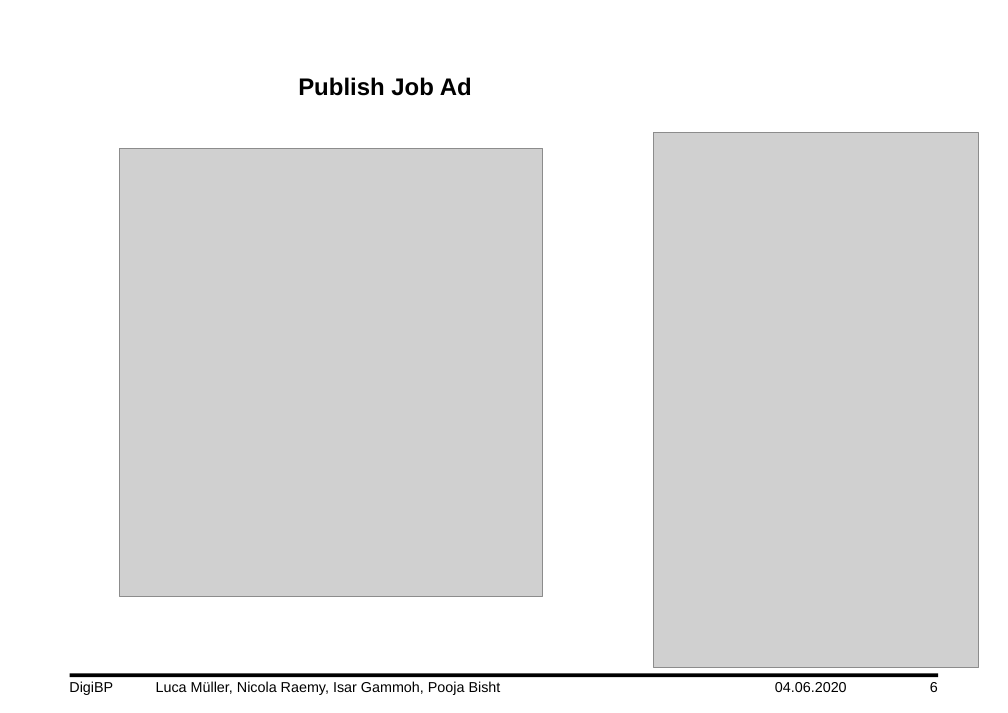
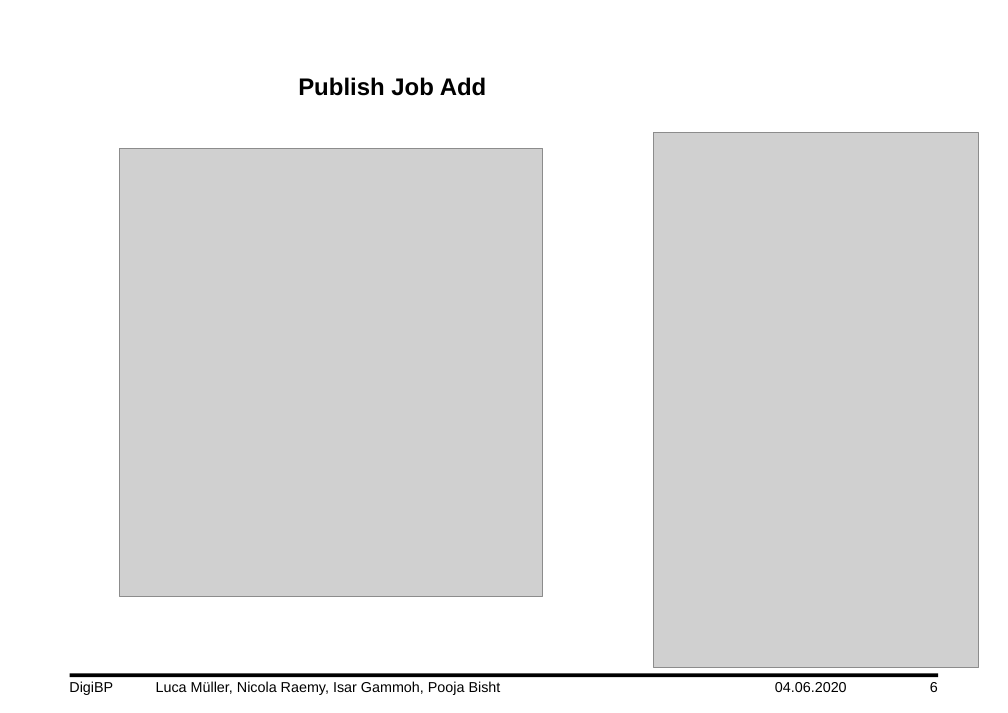
Before and after one commit to DigiBP/DigiBP_DanishBlue, a slide deck: slide 6 of Presentation/DigiBP_DanishBlue_Presentation_V0.3.pptx. Drawn at 1008x713 pixels with LibreOffice and Linux fonts; fonts in the diff are those of the drawing; grey boxes stand for pictures; background and template pictures are left out. Boxes give left, top, right and bottom in pixels: in the first picture for what was removed or moved away, otherwise in the second. Text is boxed around its words. In the diff, an @@ line names an element or a change of style, - is before the commit and + after.

Commit message:
spelling

```diff
--- a/Presentation/DigiBP_DanishBlue_Presentation_V0.3.pptx
+++ b/Presentation/DigiBP_DanishBlue_Presentation_V0.3.pptx
@@ text at <box>298,77,487,96</box>: text changed @@
-Publish Job Ad
+Publish Job Add
```
